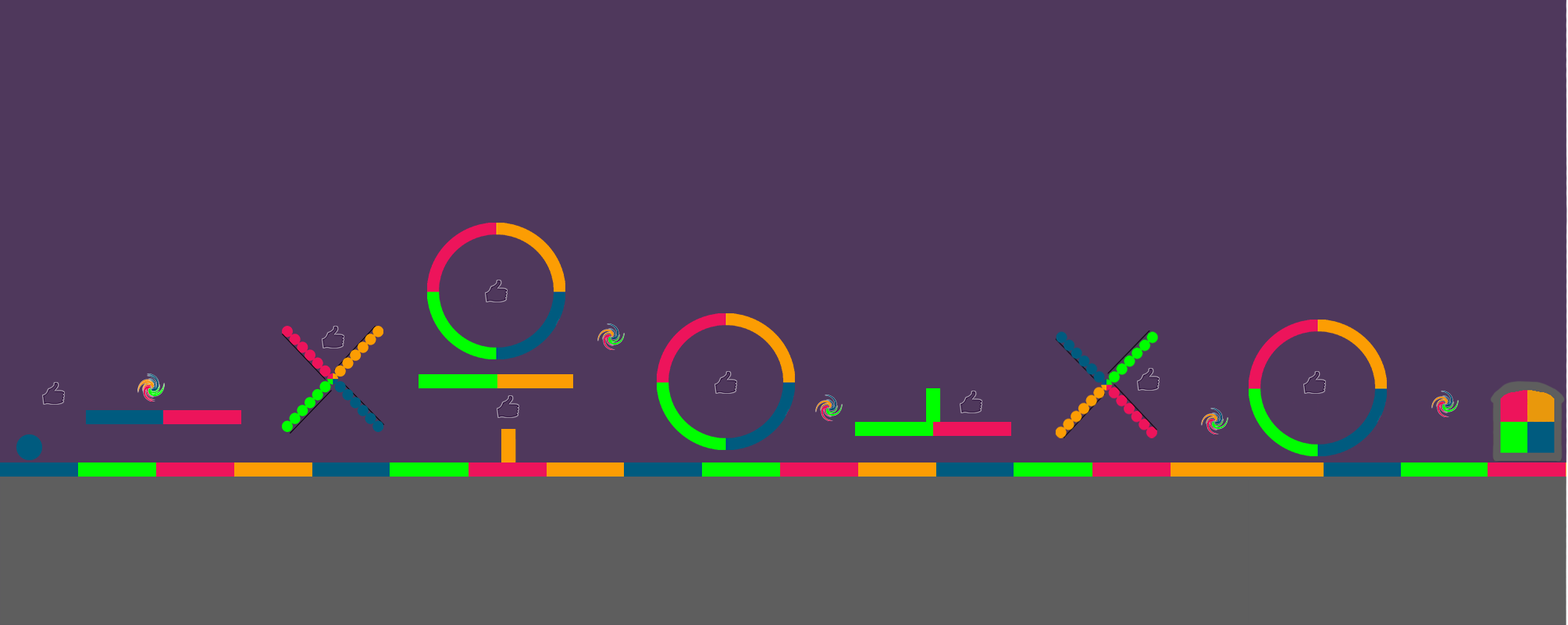
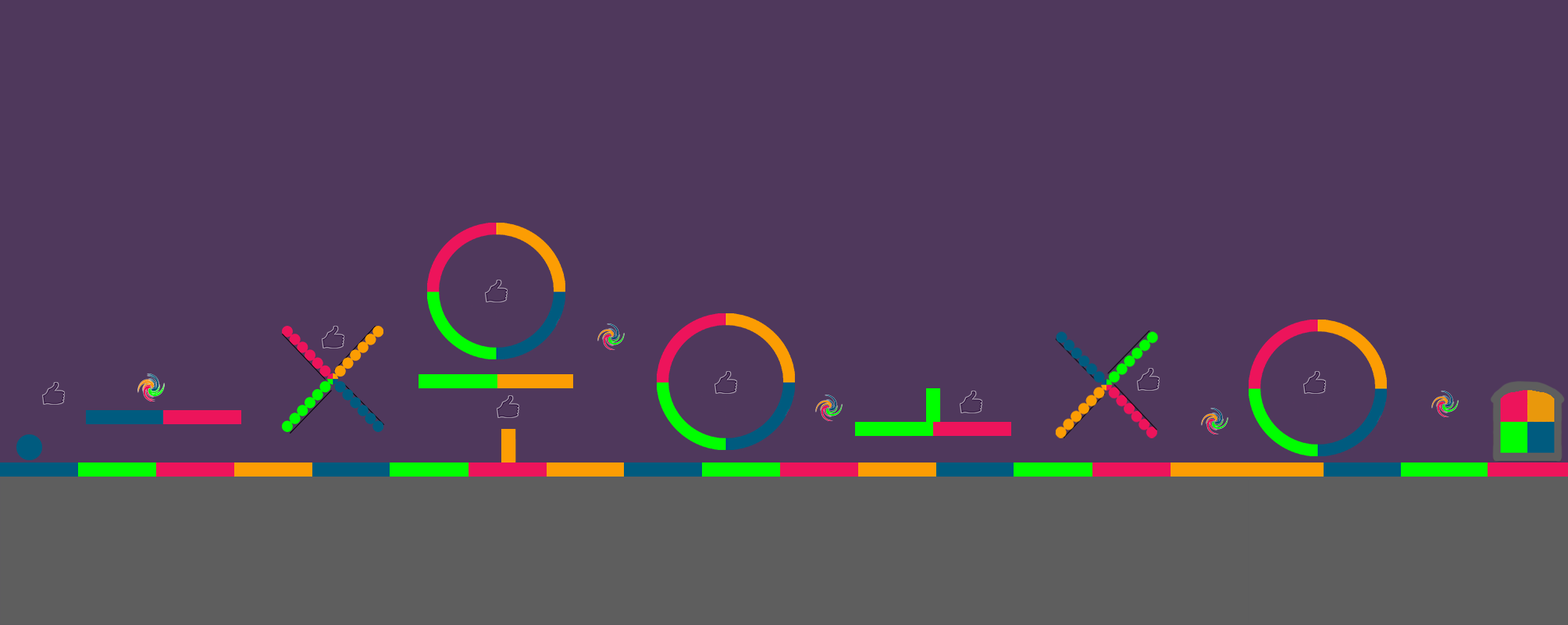
Two versions of the same layered image (1568×625). Layer-by-layer changes:
painted on "Layer 11" over [1562, 0, 1568, 625]
